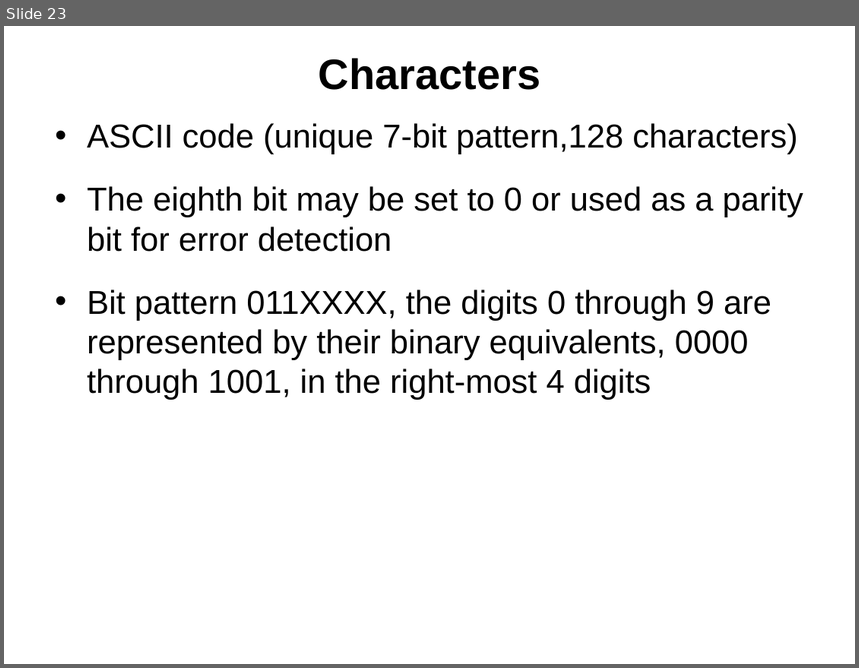
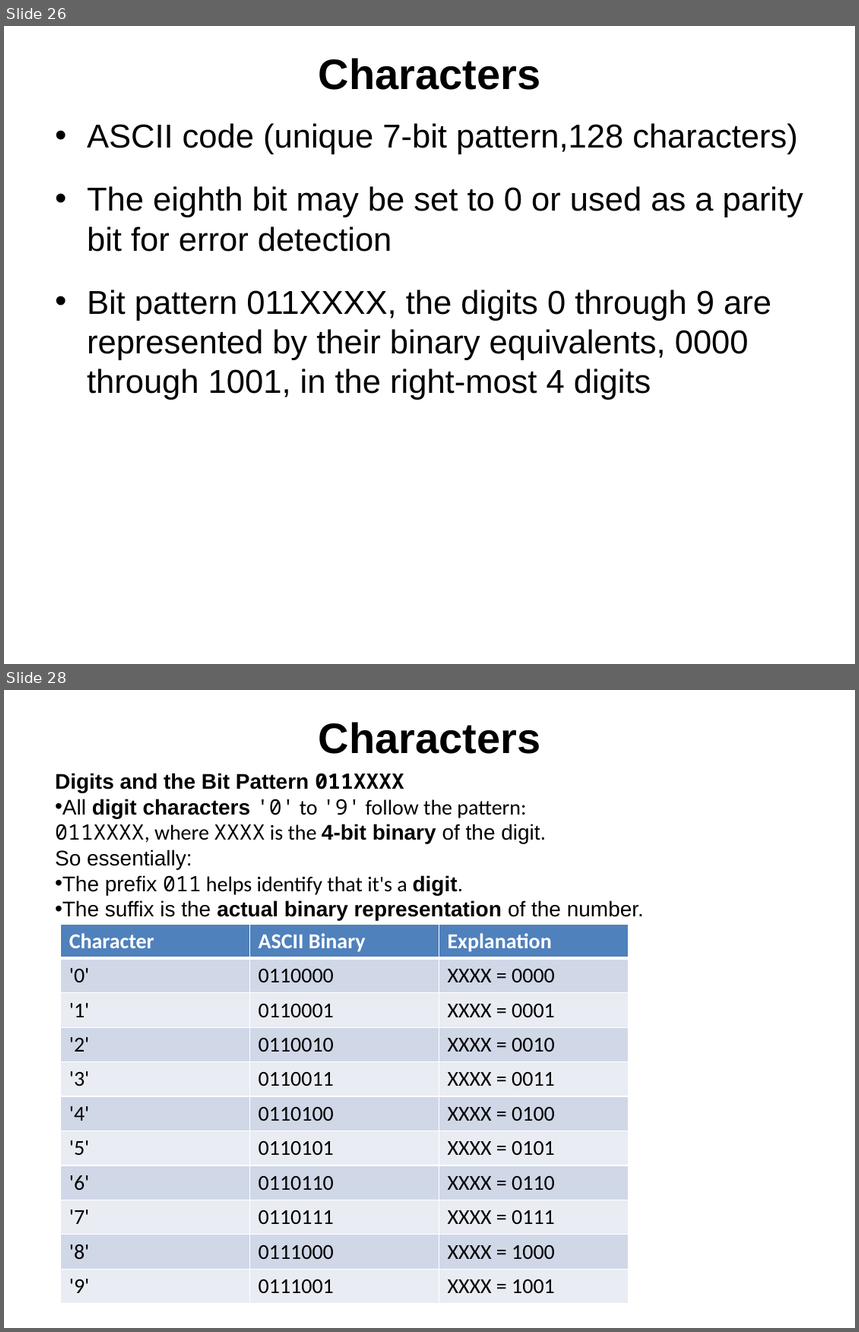
Before and after one commit to bamboat3/coal, a slide deck: Lectures/lecture_04_machine_inst_charac.pptx. Shown one above the other, each under a label of ours: slide 23 before the commit, slides 26 and 28 after it; the slides between them are not shown. The pictures are 859x668 and 859x1332 pixels, drawn with LibreOffice and Linux fonts; fonts in the diff are those of the drawing. Boxes give left, top, right and bottom in pixels: in the first picture for what was removed or moved away, otherwise in the second. Text is boxed around its words. In the diff, an @@ line names an element or a change of style, - is before the commit and + after.

```diff
--- a/Lectures/lecture_04_machine_inst_charac.pptx
+++ b/Lectures/lecture_04_machine_inst_charac.pptx
@@ slide 28 added at box(4, 690, 855, 1328), background #FFFFFF @@
@@ title added at box(319, 722, 541, 754), 36 pt, text #000000, bold @@
+Characters
@@ text added at box(55, 773, 644, 920), 18 pt, text #000000 @@
+Digits and the Bit Pattern 011XXXX
+• All digit characters '0' to '9' follow the pattern:
+  011XXXX, where XXXX is the 4-bit binary of the digit.
+So essentially:
+• The prefix 011 helps identify that it's a digit.
+• The suffix is the actual binary representation of the number.
@@ table added at box(642, 896, 855, 983), 1 rows, 3 columns @@
+ |  | 
@@ table added at box(61, 924, 628, 1304), 11 rows, 3 columns @@
+Character | ASCII Binary | Explanation
+'0' | 0110000 | XXXX = 0000
+'1' | 0110001 | XXXX = 0001
+'2' | 0110010 | XXXX = 0010
+'3' | 0110011 | XXXX = 0011
+'4' | 0110100 | XXXX = 0100
+'5' | 0110101 | XXXX = 0101
+'6' | 0110110 | XXXX = 0110
+'7' | 0110111 | XXXX = 0111
+'8' | 0111000 | XXXX = 1000
+'9' | 0111001 | XXXX = 1001
@@ what was slide 23 is now slide 26 @@
```
Also in this commit, not shown: 8 slides changed, 4 other slides added.
